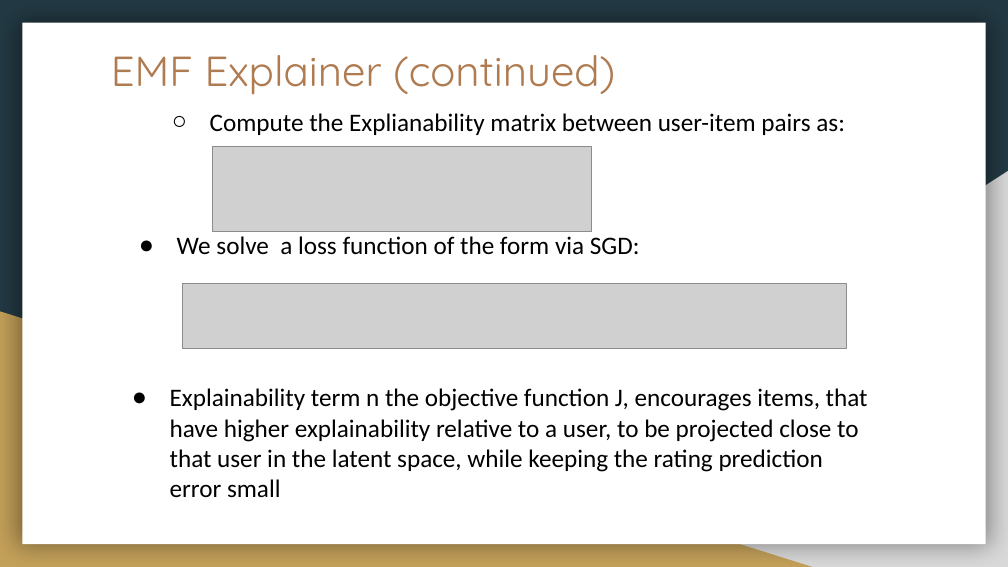
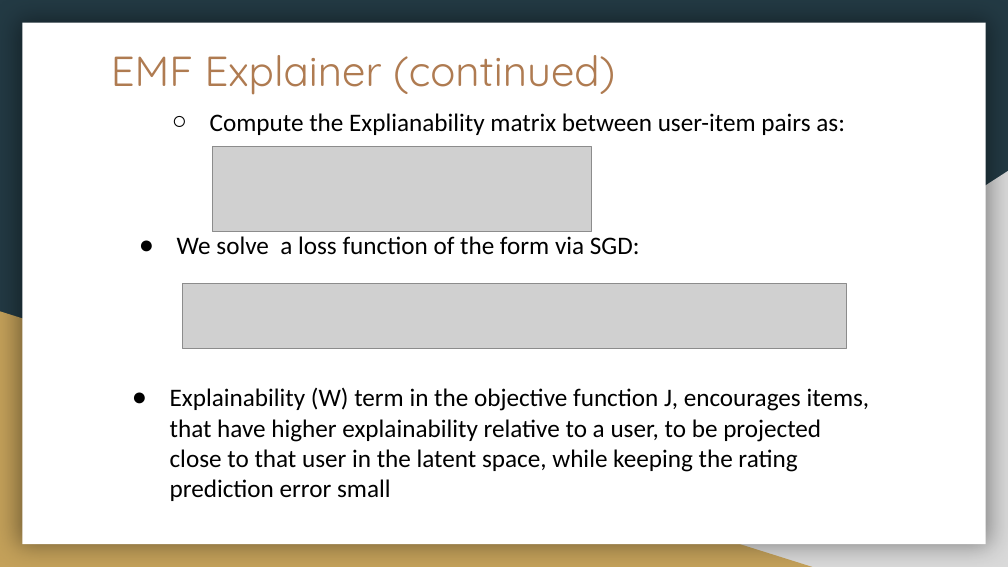
Before and after one commit to aidowu1/Hands-on-Intro-to-building-Explainability-for-RecSys, a slide deck: slide 30 of Presentation/Hands-on Intro to developing Explainability for Recommendation Systems.pptx (slide 29 before the commit). Drawn at 1008x567 pixels with LibreOffice and Linux fonts; fonts in the diff are those of the drawing; grey boxes stand for pictures. Boxes give left, top, right and bottom in pixels: in the first picture for what was removed or moved away, otherwise in the second. Text is boxed around its words. In the diff, an @@ line names an element or a change of style, - is before the commit and + after.

```diff
--- a/Presentation/Hands-on Intro to developing Explainability for Recommendation Systems.pptx
+++ b/Presentation/Hands-on Intro to developing Explainability for Recommendation Systems.pptx
@@ text at (x1=170, y1=388, x2=870, y2=501): text changed @@
-● Explainability term n the objective function J, encourages items, that have higher explainability relative to a user, to be projected close to that user in the latent space, while keeping the rating prediction error small
+● Explainability (W) term in the objective function J, encourages items, that have higher explainability relative to a user, to be projected close to that user in the latent space, while keeping the rating prediction error small
```
Also in this commit, not shown: 11 other slides changed, 5 slides added, 1 slide removed, 9 other files.
